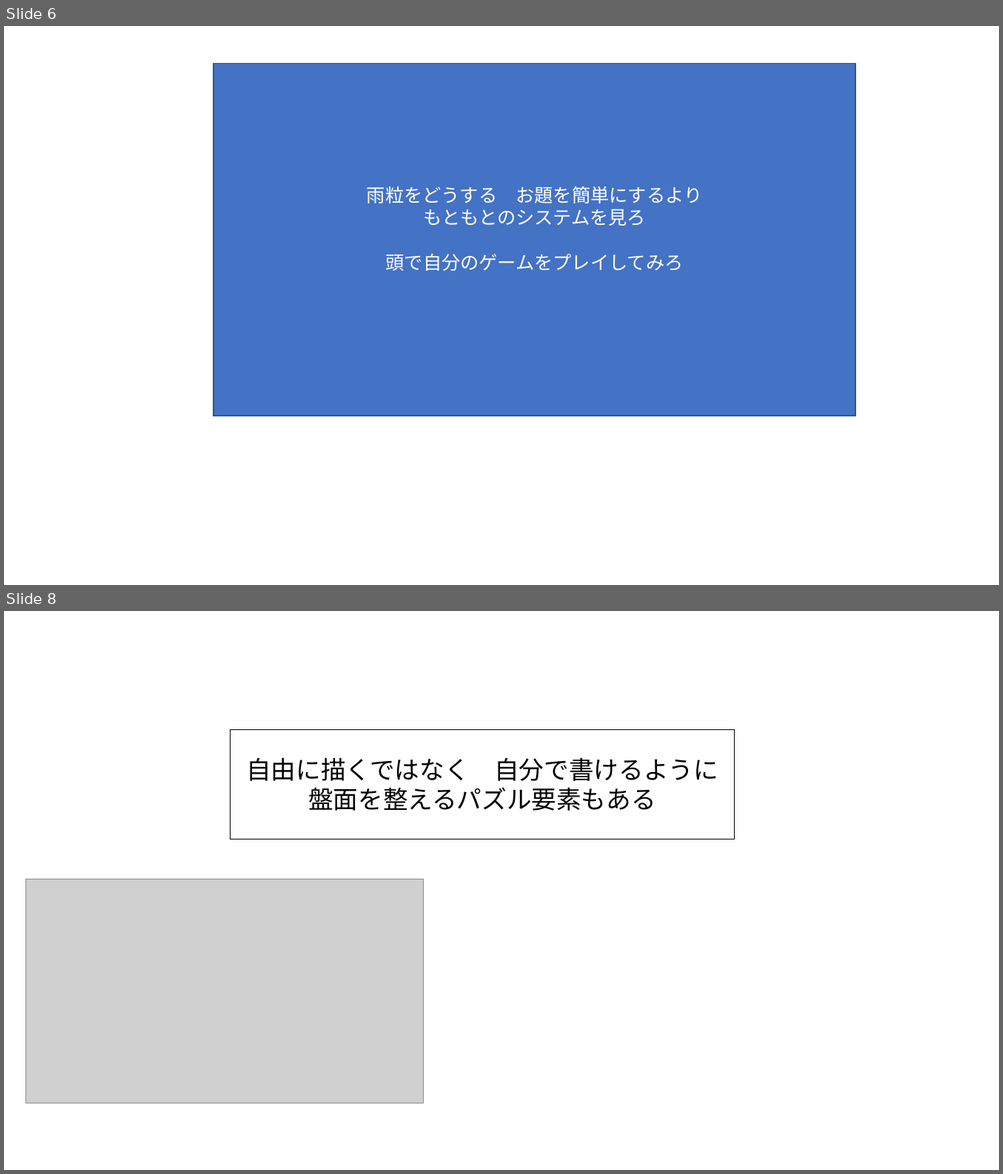
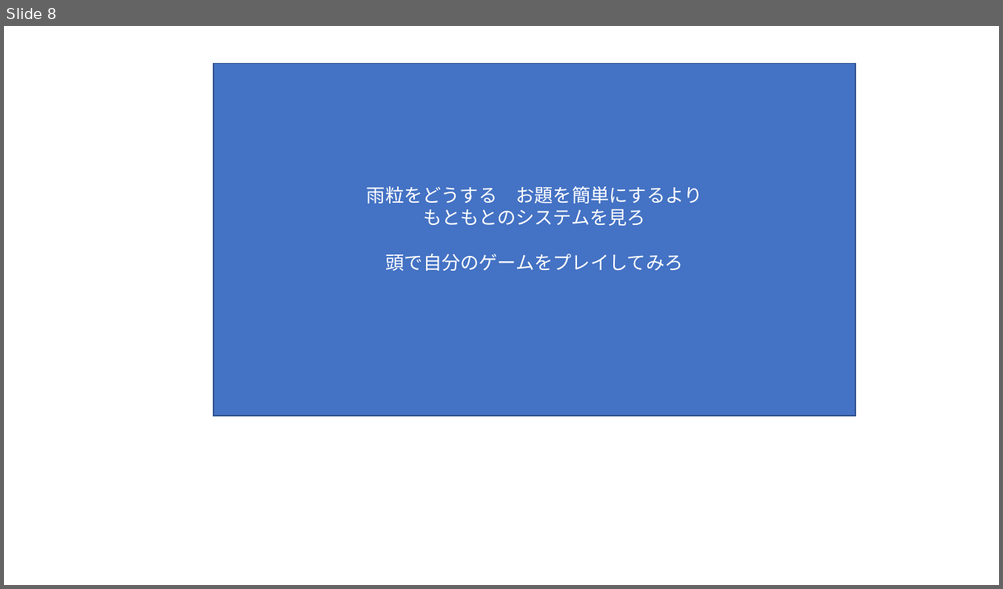
Before and after one commit to 2025Game/12Yamamoto, a slide deck: 3DLV3/Plam/ゲーム設計.pptx. Shown one above the other, each under a label of ours: slides 6 and 8 before the commit, slide 8 after it; the slides between them are not shown. The pictures are 1003x1174 and 1003x589 pixels, drawn with LibreOffice and Linux fonts; fonts in the diff are those of the drawing; grey boxes stand for pictures. Boxes give left, top, right and bottom in pixels: in the first picture for what was removed or moved away, otherwise in the second. Text is boxed around its words. In the diff, an @@ line names an element or a change of style, - is before the commit and + after.

```diff
--- a/3DLV3/Plam/ゲーム設計.pptx
+++ b/3DLV3/Plam/ゲーム設計.pptx
@@ slide 8 removed at [4,611,999,1170], background #FFFFFF @@
@@ rectangle removed at [230,729,734,840] @@
-自由に描くではなく 自分で書けるように盤面を整えるパズル要素もある
@@ picture removed at [25,880,424,1103] @@
@@ what was slide 6 is now slide 8 @@
```
Also in this commit, not shown: 1 slide changed, 3 slides added, 1 other slide removed, 1 other file.
